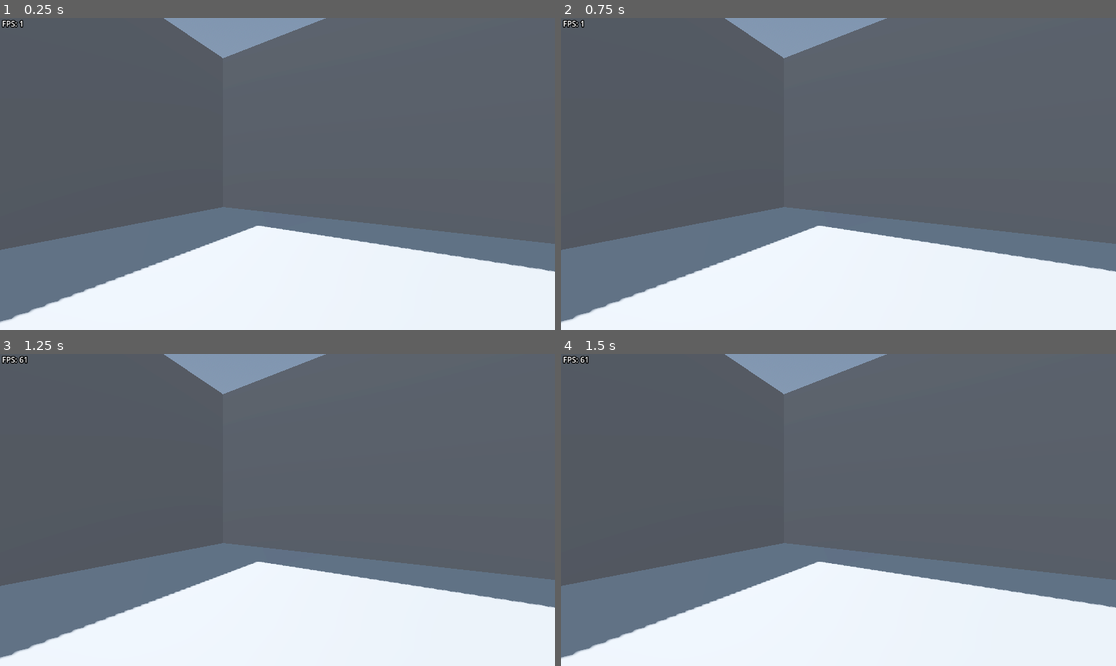
Above: before the commit, frames 1-4 (two rows, left to right).
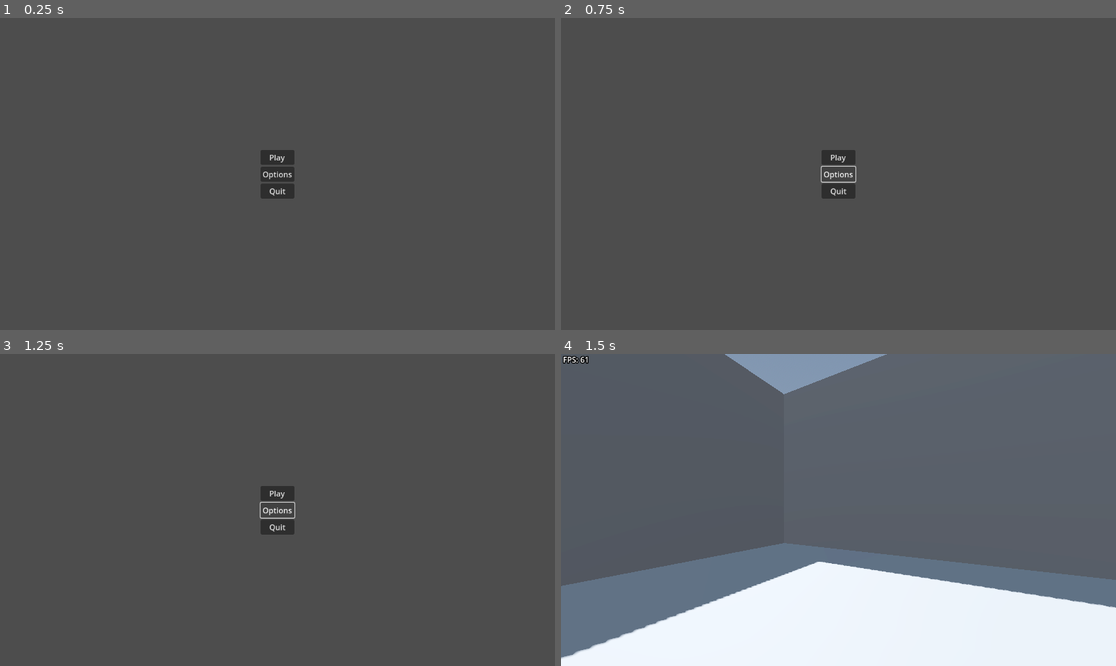
Above: after the commit, the same moments.

Repository: CactusHertz/gd-ui-test
Game: Godot game, scene res://menu.tscn
The game is run twice, just before and just after one commit, with the same random seed, the same clock (stepped at 60 frames per second) and the same inputs. Before the commit the project starts from res://level.tscn.
Inputs (mouse positions are in pixels of both pictures, inside the frame that each line leads up to):
- Up to frame 1 (0.25 s): no input
- Up to frame 2 (0.75 s): click (838, 174) at 0.5 s, where only the run after the commit has a clickable "Options"
- Up to frame 3 (1.25 s): no input
- Up to frame 4 (1.5 s): click (838, 494) at 1.25 s, where only the run after the commit has a clickable "Play"

The runs differ from the first frame. In frame 1, 74% of the frame differs, in the area x 0-100%, y 0-100%; in frame 2, 74%; in frame 3, 74%; in frame 4, nothing differs.

Commit message:
Add simple menu

Diff:
--- /dev/null
+++ b/Menu.gd
@@ -0,0 +1,15 @@
+extends Control
+
+
+
+
+func _on_play_pressed():
+	get_tree().change_scene_to_file("res://level.tscn")
+
+
+func _on_options_pressed():
+	pass # Replace with function body.
+
+
+func _on_quit_pressed():
+	get_tree().quit()
--- /dev/null
+++ b/menu.tscn
@@ -0,0 +1,45 @@
+[gd_scene load_steps=2 format=3 uid="uid://lpyj0bbckrl5"]
+
+[ext_resource type="Script" path="res://Menu.gd" id="1_4x7py"]
+
+[node name="Menu" type="Control"]
+layout_mode = 3
+anchors_preset = 15
+anchor_right = 1.0
+anchor_bottom = 1.0
+grow_horizontal = 2
+grow_vertical = 2
+script = ExtResource("1_4x7py")
+
+[node name="MarginContainer" type="MarginContainer" parent="."]
+layout_mode = 1
+anchors_preset = 8
+anchor_left = 0.5
+anchor_top = 0.5
+anchor_right = 0.5
+anchor_bottom = 0.5
+offset_left = -35.0
+offset_top = -50.5
+offset_right = 35.0
+offset_bottom = 50.5
+grow_horizontal = 2
+grow_vertical = 2
+
+[node name="VBoxContainer" type="VBoxContainer" parent="MarginContainer"]
+layout_mode = 2
+
+[node name="Play" type="Button" parent="MarginContainer/VBoxContainer"]
+layout_mode = 2
+text = "Play"
+
+[node name="Options" type="Button" parent="MarginContainer/VBoxContainer"]
+layout_mode = 2
+text = "Options"
+
+[node name="Quit" type="Button" parent="MarginContainer/VBoxContainer"]
+layout_mode = 2
+text = "Quit"
+
+[connection signal="pressed" from="MarginContainer/VBoxContainer/Play" to="." method="_on_play_pressed"]
+[connection signal="pressed" from="MarginContainer/VBoxContainer/Options" to="." method="_on_options_pressed"]
+[connection signal="pressed" from="MarginContainer/VBoxContainer/Quit" to="." method="_on_quit_pressed"]
--- a/project.godot
+++ b/project.godot
@@ -12,6 +12,6 @@
 
 config/name="ui-test"
 config/tags=PackedStringArray("personal", "test")
-run/main_scene="res://level.tscn"
+run/main_scene="res://menu.tscn"
 config/features=PackedStringArray("4.2", "Forward Plus")
 config/icon="res://icon.svg"
